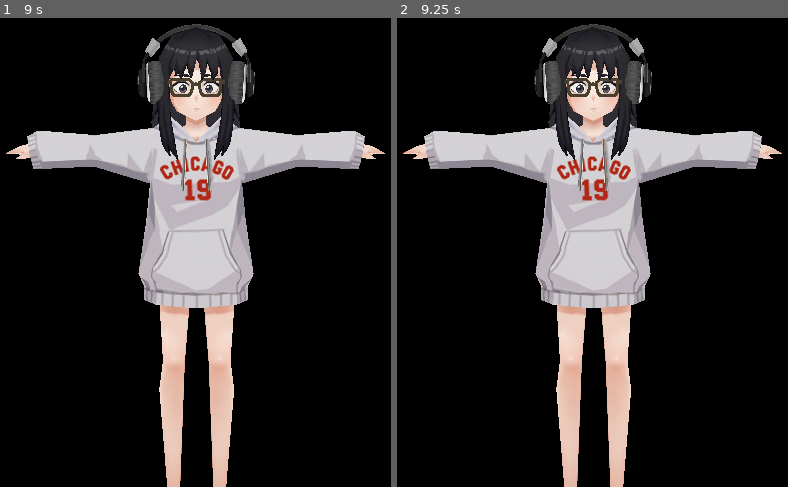
Above: before the commit, frames 1-2 (left to right).
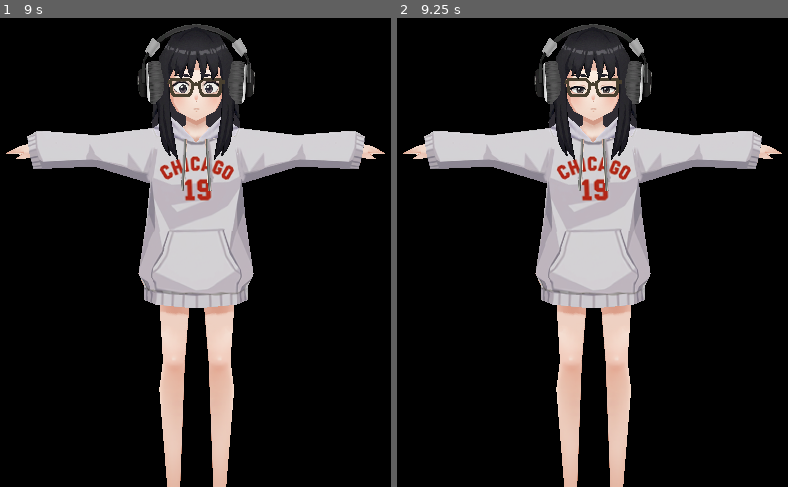
Above: after the commit, the same moments.

Repository: Galaxxxy60/FocusPals-Hackathon
Game: Godot game, scene res://main.tscn
Same seed, same stepped clock (60 frames per second), same inputs: the game is played once before the commit and once after it.
Inputs (mouse positions are in pixels of both pictures, inside the frame that each line leads up to):
- Up to frame 1 (9 s): tap Enter at 0.5, 2, 3.5 s; move the mouse to (285, 210) at 0.52 s; click (285, 210) at 0.67 s; tap Space at 1.25, 2.75, 4.25 s; move the mouse to (117, 261) at 1.27 s; click (117, 261) at 1.42 s; move the mouse to (238, 125) at 2.02 s; click (238, 125) at 2.17 s; move the mouse to (179, 336) at 2.77 s; click (179, 336) at 2.92 s; move the mouse to (320, 313) at 3.52 s; click (320, 313) at 3.67 s; move the mouse to (78, 163) at 4.27 s; click (78, 163) at 4.42 s; move the mouse to (218, 238) at 5.02 s; click (218, 238) at 5.17 s; move the mouse to (140, 111) at 5.77 s; click (140, 111) at 5.92 s; move the mouse to (285, 210) at 6.52 s; click (285, 210) at 6.67 s; move the mouse to (117, 261) at 7.27 s; click (117, 261) at 7.42 s; move the mouse to (238, 125) at 8.02 s; click (238, 125) at 8.17 s; move the mouse to (179, 336) at 8.77 s; click (179, 336) at 8.92 s
- Up to frame 2 (9.25 s): no input

Frame 1 is identical in both runs. In frame 2, 0.2% of the frame differs, in the area x 43-57%, y 13-16%.
Error before the commit: Parse Error: Function "_set_expression_slot()" not found in base self. (res://main.gd:399)

Commit message:
fix: add missing _set_expression_slot function

Diff:
--- a/godot/main.gd
+++ b/godot/main.gd
@@ -833,6 +833,12 @@
 	for child in node.get_children():
 		_scan_for_materials(child)
 
+func _set_expression_slot(slot_type: String, slot: String) -> void:
+	if slot_type == "eyes":
+		_set_eyes(slot)
+	elif slot_type == "mouth":
+		_set_mouth(slot)
+
 func _set_eyes(slot: String) -> void:
 	_current_eye_slot = slot
 	_apply_eye_offset(slot)
